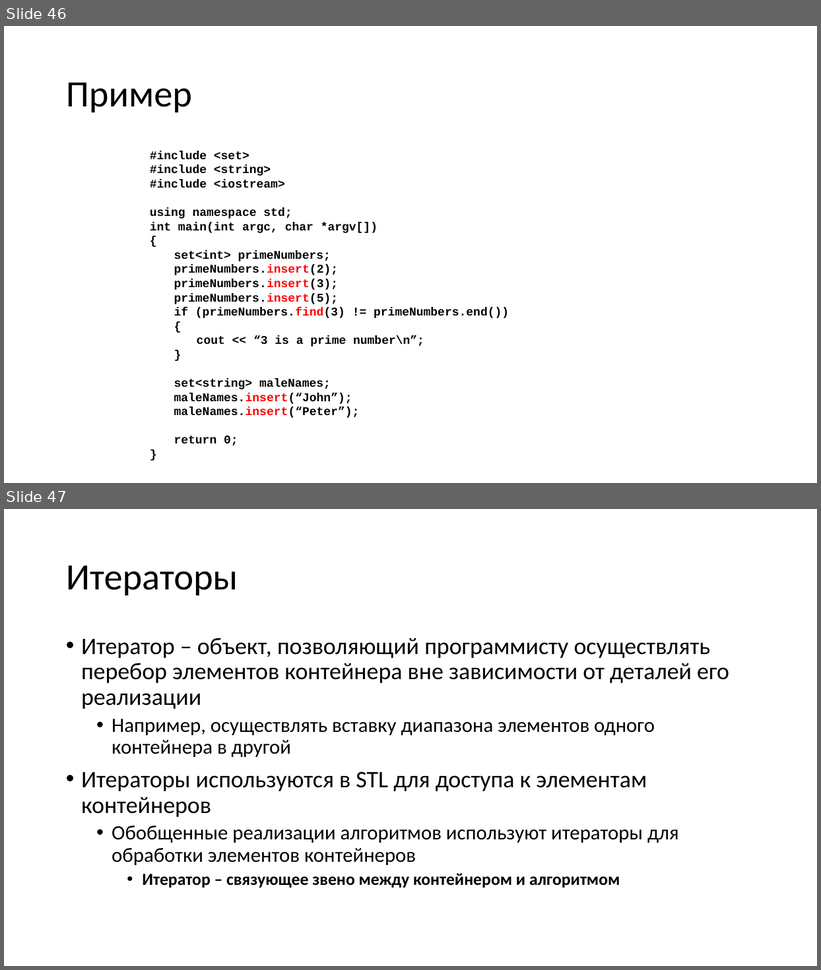
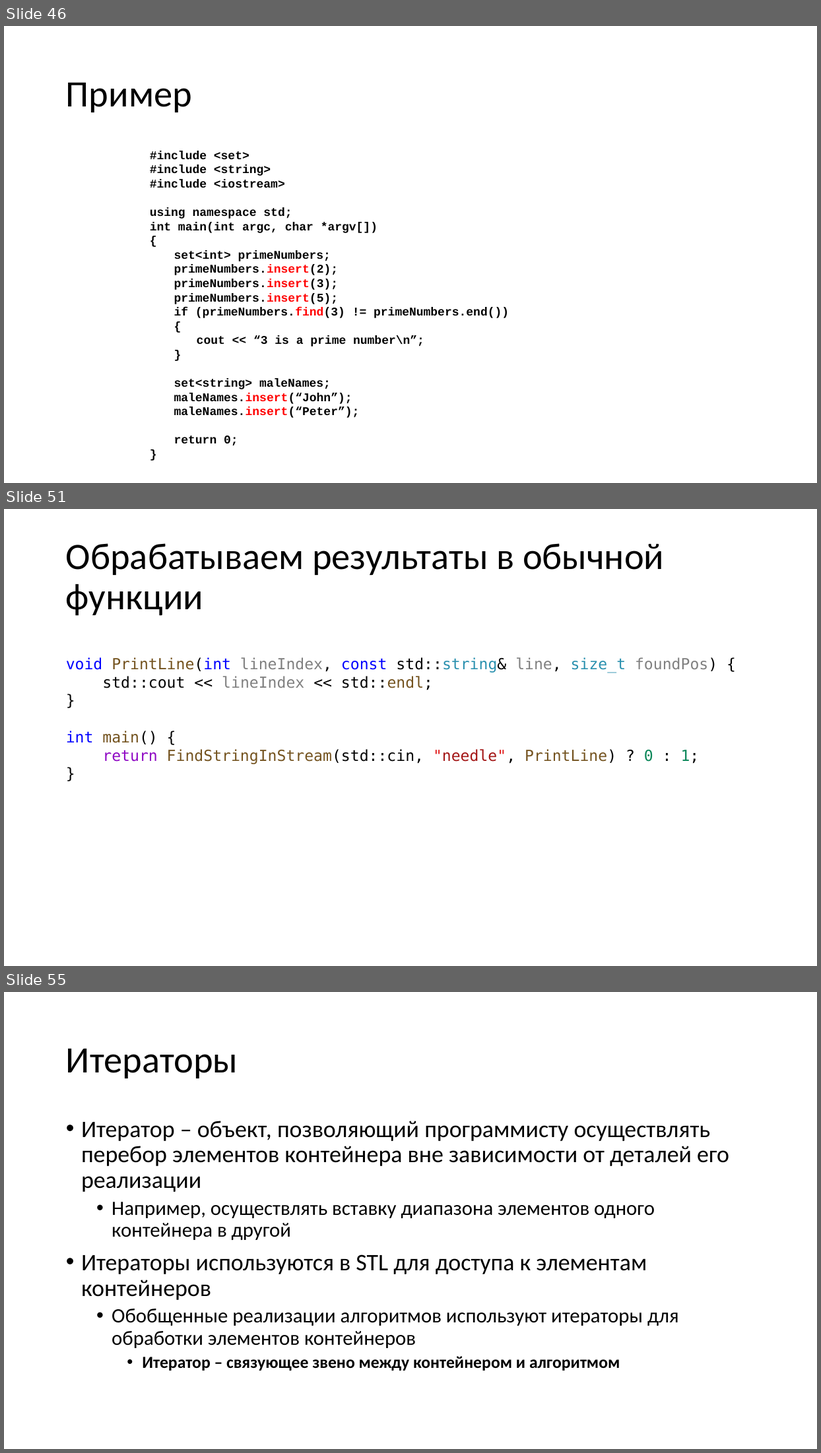
Before and after one commit to alexey-malov/oop, a slide deck: lectures/01/Стандартная библиотека.pptx. Shown one above the other, each under a label of ours: slides 46 and 47 before the commit, slides 46, 51 and 55 after it; the slides between them are not shown. The pictures are 821x970 and 821x1453 pixels, drawn with LibreOffice and Linux fonts; fonts in the diff are those of the drawing. Boxes give left, top, right and bottom in pixels: in the first picture for what was removed or moved away, otherwise in the second. Text is boxed around its words. In the diff, an @@ line names an element or a change of style, - is before the commit and + after.

```diff
--- a/lectures/01/Стандартная библиотека.pptx
+++ b/lectures/01/Стандартная библиотека.pptx
@@ slide 51 added at [4, 509, 817, 966], background #FFFFFF @@
@@ title added at [66, 543, 664, 616], 44 pt, text #000000 @@
+Обрабатываем результаты в обычной функции
@@ text added at [66, 657, 717, 764], 18 pt, text #000000 @@
+void PrintLine(int lineIndex, const std::string& line, size_t foundPos) {
+std::cout << lineIndex << std::endl;
+}
+int main() {
+return FindStringInStream(std::cin, "needle", PrintLine) ? 0 : 1;
+}
@@ what was slide 47 is now slide 55 @@
```
Also in this commit, not shown: 8 other slides added.
